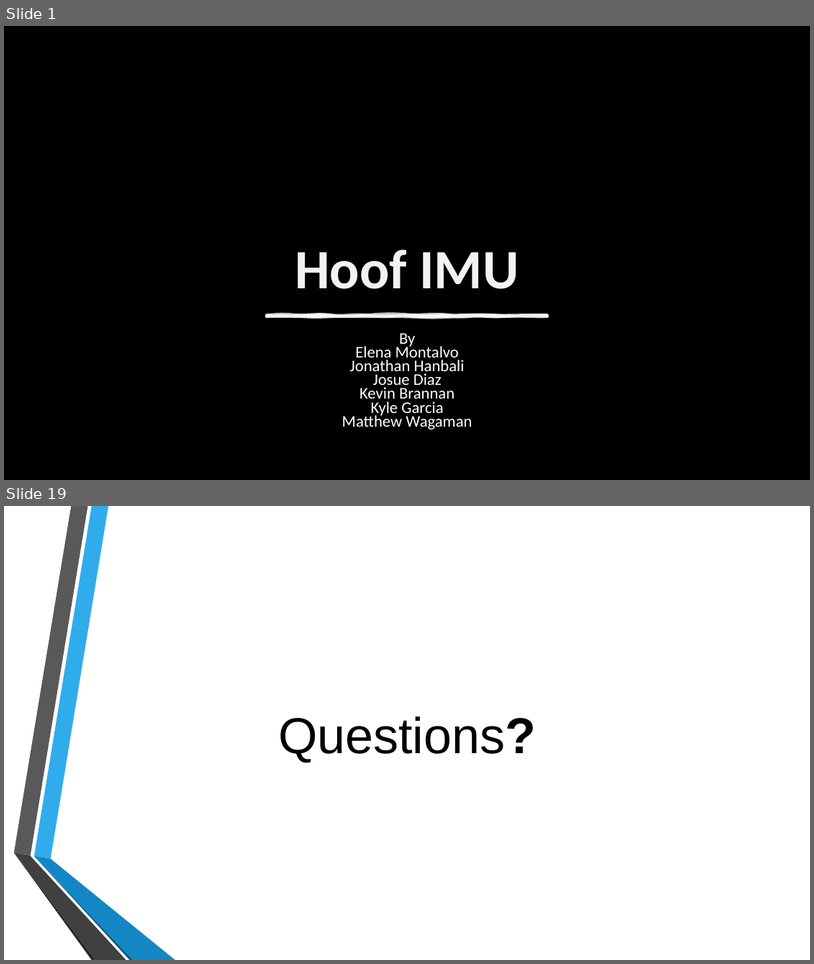
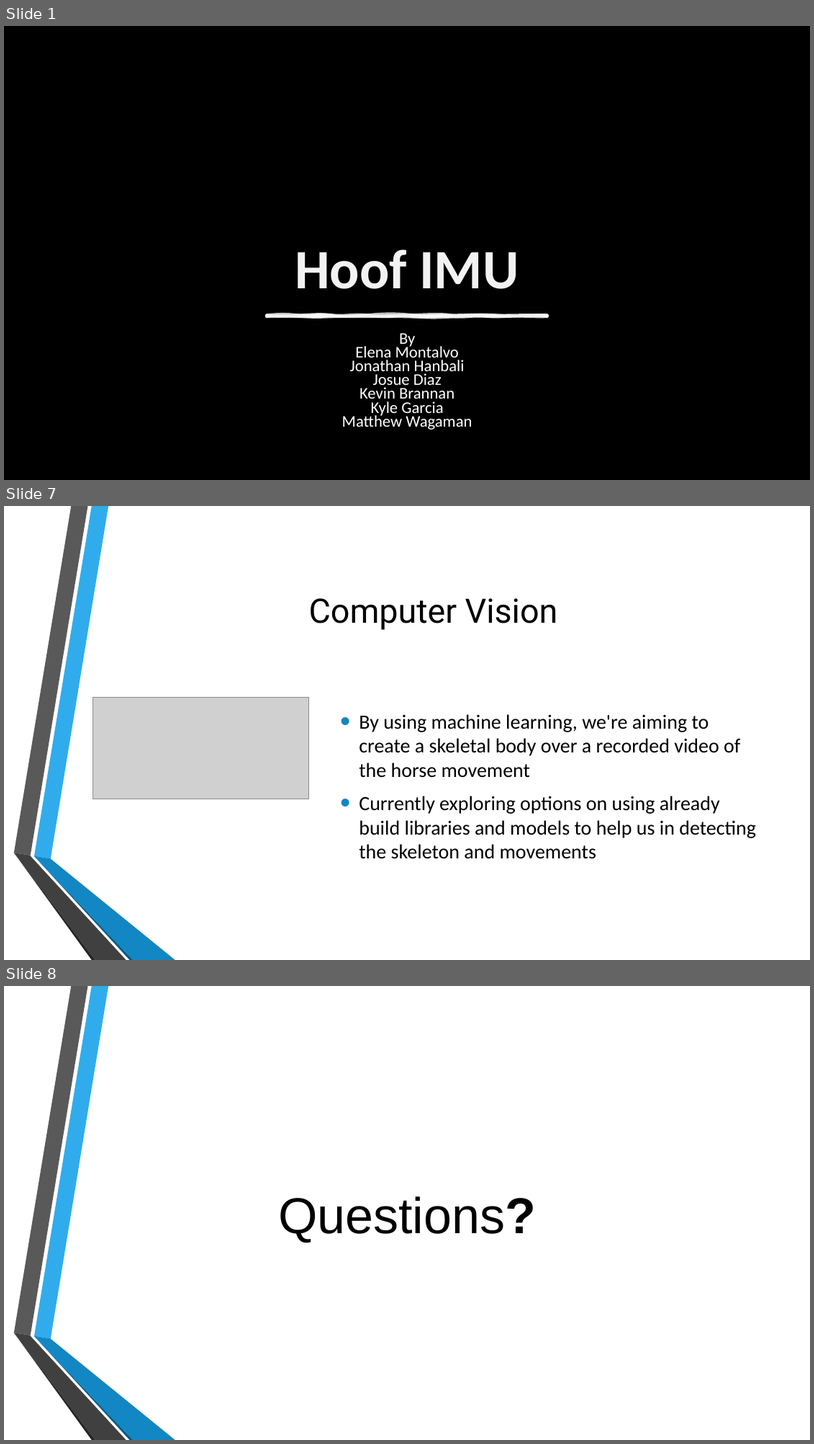
Before and after one commit to kyobg/HOOF-IMU, a slide deck: SDP_Summer_Progress.pptx. Shown one above the other, each under a label of ours: slides 1 and 19 before the commit, slides 1, 7 and 8 after it; the slides between them are not shown. The pictures are 814x964 and 814x1444 pixels, drawn with LibreOffice and Linux fonts; fonts in the diff are those of the drawing; grey boxes stand for pictures; background and template pictures are left out. Boxes give left, top, right and bottom in pixels: in the first picture for what was removed or moved away, otherwise in the second. Text is boxed around its words. In the diff, an @@ line names an element or a change of style, - is before the commit and + after.

```diff
--- a/SDP_Summer_Progress.pptx
+++ b/SDP_Summer_Progress.pptx
@@ slide 7 added at <box>4,506,810,960</box>, background picture (left out); not listed: 6 template elements that a slide beside it also shows @@
@@ title added at <box>309,598,558,630</box>, 40 pt, text #000000 @@
+Computer Vision
@@ picture added at <box>93,697,309,798</box> @@
@@ text added at <box>359,714,756,859</box>, 24 pt, text #000000 @@
+• By using machine learning, we're aiming to create a skeletal body over a recorded video of the horse movement
+• Currently exploring options on using already build libraries and models to help us in detecting the skeleton and movements
@@ what was slide 19 is now slide 8 @@
```
Also in this commit, not shown: 1 slide changed, 4 other slides added, 16 slides removed, 5 other files.
